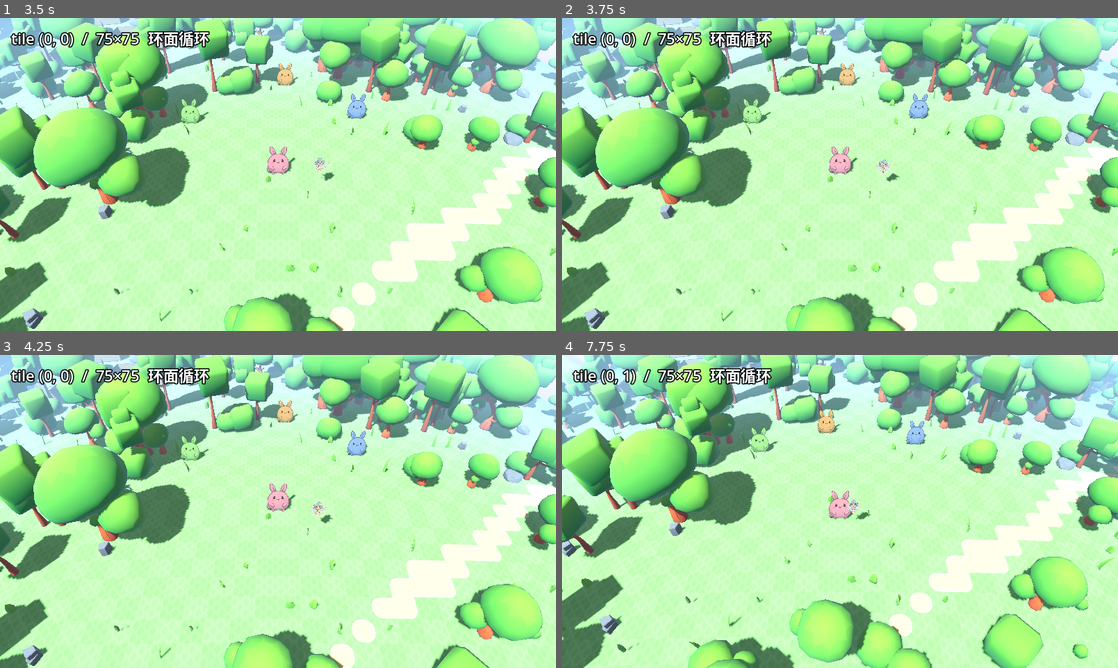
Above: before the commit, frames 1-4 (two rows, left to right).
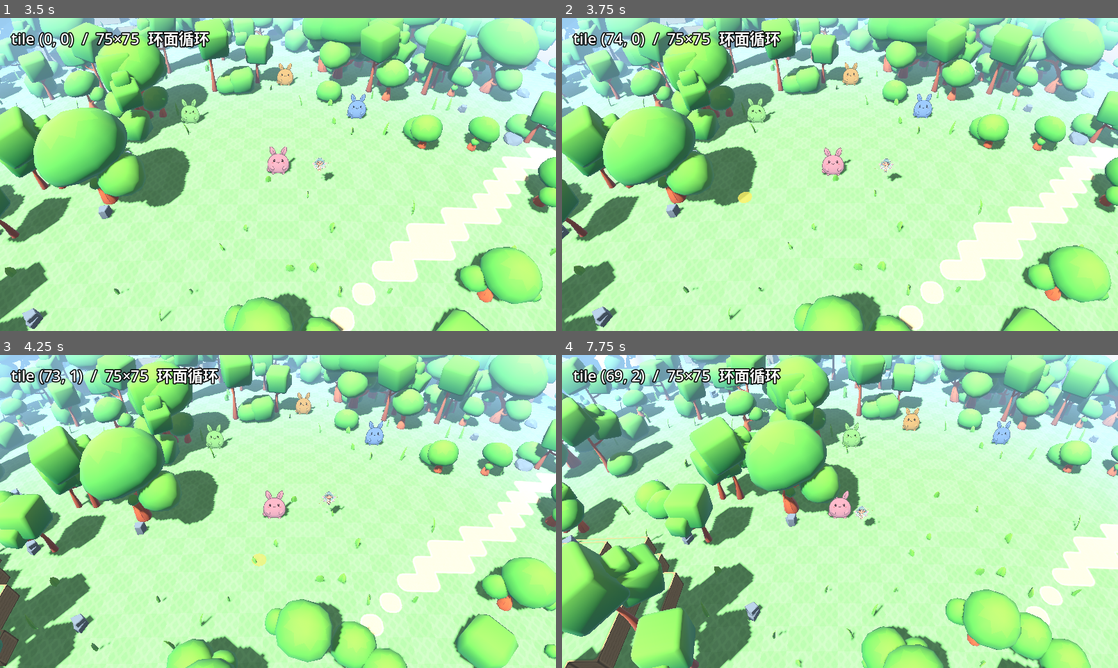
Above: after the commit, the same moments.

Repository: hoveychen/maliang
Game: Godot game, scene res://menu.tscn
The game is run twice, just before and just after one commit, with the same random seed, the same clock (stepped at 60 frames per second) and the same inputs.
Inputs (mouse positions are in pixels of both pictures, inside the frame that each line leads up to):
- Up to frame 1 (3.5 s): tap Enter (ui_accept) at 0.5, 0.77 s; move the mouse to (400, 158) at 0.52 s; hold Right (ui_right) 0.53-1.25 s; click (400, 158) at 0.67 s; click "▶ 出发！" at 1.25 s; click "跳过 ▸" at 2 s; click "▶" at 2.75 s
- Up to frame 2 (3.75 s): drag from (728, 190) to (812, 237) at 3.52 s
- Up to frame 3 (4.25 s): no input
- Up to frame 4 (7.75 s): move the mouse to (895, 442) at 4.27 s; hold Right (ui_right) 4.28-5 s; click (895, 442) at 4.42 s; drag from (812, 574) to (673, 464) at 5.02 s; move the mouse to (1006, 558) at 5.77 s; hold Left (ui_left) 5.78-6.5 s; click (1006, 558) at 5.92 s; tap Enter (ui_accept) at 6.02 s; drag from (673, 464) to (756, 433) at 6.52 s; move the mouse to (867, 511) at 7.27 s; hold Down (ui_down) from 7.28 s (still down); click (867, 511) at 7.42 s

Frame 1 is identical in both runs. In frame 2, 22% of the frame differs, in the area x 0-100%, y 0-100%; in frame 3, 53%; in frame 4, 65%.

Commit message:
feat(control): 暗黑式按住跟随移动——按在空地即走、按住拖动节流(0.12s)重下发指针下地面为目标、松开停在最后落点；鼠标/触屏同路，NPC 拾取不变；新增 test_visual_hold_move headless 断言并挂入回测

Diff:
--- a/scripts/world.gd
+++ b/scripts/world.gd
@@ -50,6 +50,11 @@
 var ear_icon: Sprite3D
 var _dragging := false
 var _press_pos := Vector2.ZERO
+# 暗黑式按住跟随：指针按在空地上即走，按住期间节流重下发指针下地面为移动目标
+const HOLD_FOLLOW_INTERVAL := 0.12
+var _hold_follow := false
+var _hold_pos := Vector2.ZERO
+var _hold_timer := 0.0
 # 点击落点标记（黄色圆片，淡出）
 const TAP_MARKER_LIFE := 0.8
 var _tap_marker: MeshInstance3D = null
@@ -505,6 +510,7 @@
 	# 方向键直接驱动玩家（桌面调试；与点击移动同一 Mover 规则）
 	var input := Input.get_vector("ui_left", "ui_right", "ui_up", "ui_down")
 	if input != Vector2.ZERO and not player.is_empty():
+		_hold_follow = false # 手动操控优先，退出按住跟随
 		_cancel_player_move() # 手动操控优先，替换点击移动指令
 		var moved := Mover.attempt(player["logical"], input * PLAYER_SPEED * delta, PLAYER_SPAN, PLAYER_ID)
 		if moved != player["logical"]:
@@ -513,6 +519,7 @@
 
 func _process(delta: float) -> void:
 	_drain_tts_stream()
+	_step_hold_follow(delta)
 	_step_executors(delta)
 	_check_approach()
 	_update_fairy(delta)
@@ -615,26 +622,36 @@
 		if event.button_index == MOUSE_BUTTON_WHEEL_DOWN:
 			_target_dist = clampf(_target_dist + 3.0, ZOOM_MIN, ZOOM_MAX)
 			return
-	# 鼠标：按下记录，移动判定为拖拽平移，松开若未拖拽则拾取
+	# 鼠标：按在空地即走（暗黑式），按住拖动持续跟随；按在角色上仍走松开拾取
 	if event is InputEventMouseButton and event.button_index == MOUSE_BUTTON_LEFT:
 		if event.pressed:
 			_dragging = false
 			_press_pos = event.position
+			_try_begin_hold_follow(event.position)
+		elif _hold_follow:
+			_end_hold_follow(event.position)
 		elif not _dragging:
 			_tap_pick(event.position)
 		return
 	if event is InputEventMouseMotion and (event.button_mask & MOUSE_BUTTON_MASK_LEFT) != 0:
+		if _hold_follow:
+			_hold_pos = event.position
 		if event.position.distance_to(_press_pos) > 6.0:
-			_dragging = true # 相机跟随玩家，拖拽不再平移；仅防误触发拾取
-		return
-	# 触屏：拖动不平移（跟随相机），点触拾取
+			_dragging = true # 防误触发拾取；按住空地的移动由 hold_follow 承担
+		return
+	# 触屏：与鼠标同一套按住跟随/拾取判定
 	if event is InputEventScreenDrag:
 		_dragging = true
+		if _hold_follow:
+			_hold_pos = event.position
 		return
 	if event is InputEventScreenTouch:
 		if event.pressed:
 			_dragging = false
 			_press_pos = event.position
+			_try_begin_hold_follow(event.position)
+		elif _hold_follow:
+			_end_hold_follow(event.position)
 		elif not _dragging:
 			_tap_pick(event.position)
 		return
@@ -674,6 +691,46 @@
 	if _player_executor != null:
 		_player_executor.cancel()
 		_player_executor = null
+
+## 暗黑式按住跟随：仅当按点落在空地（非 NPC/非玩家）时进入，立即下发首个目标。
+func _try_begin_hold_follow(screen_pos: Vector2) -> void:
+	if _hold_follow or player.is_empty():
+		return
+	if _pick_npc(screen_pos) != null or _pick_player(screen_pos):
+		return
+	if _pick_ground(screen_pos) == Vector2.INF:
+		return
+	if selected != null:
+		_exit_interaction()
+	_clear_approach()
+	_hold_follow = true
+	_hold_pos = screen_pos
+	_hold_timer = 0.0
+	_steer_hold_follow()
+
+func _end_hold_follow(screen_pos: Vector2) -> void:
+	_hold_pos = screen_pos
+	_steer_hold_follow() # 停在松开处
+	_hold_follow = false
+
+## 按住期间每 HOLD_FOLLOW_INTERVAL 秒把指针下地面重下发为移动目标（新指令替换旧指令）。
+func _step_hold_follow(delta: float) -> void:
+	if not _hold_follow:
+		return
+	_hold_timer += delta
+	if _hold_timer < HOLD_FOLLOW_INTERVAL:
+		return
+	_hold_timer = 0.0
+	_steer_hold_follow()
+
+func _steer_hold_follow() -> void:
+	if player.is_empty():
+		return
+	var ground := _pick_ground(_hold_pos)
+	if ground == Vector2.INF:
+		return
+	_show_tap_marker(ground)
+	_move_player_to(ground)
 
 ## 屏幕点 → 弯曲地表交点的逻辑坐标；无交点返回 Vector2.INF。
 ## 地表 y = tile 台阶高度 - 弯曲下沉（与 _place_on_bent_ground 同公式）；
--- /dev/null
+++ b/test/test_visual_hold_move.gd
@@ -0,0 +1,159 @@
+extends SceneTree
+## 暗黑式按住跟随的行为验证：合成鼠标事件走 _unhandled_input 全链路——
+## 按在空地立即开走（hold_follow 进入+落点标记）、按住拖动节流改道（目标跟随指针）、
+## 松开停止重下发并走到最后目标；按在 NPC 上不进入跟随、松开仍是拾取近身。
+## 运行: MALIANG_API_BASE=http://127.0.0.1:1 godot --headless --fixed-fps 10 \
+##       --quit-after 130 --script res://test/test_visual_hold_move.gd
+## 退出码 = 失败断言数；已挂入 scripts/test-headless.sh。
+
+const DT := 0.1  ## 与 --fixed-fps 10 对应
+
+var scene: Node
+var frame := 0
+var fails := 0
+var start_pos := Vector2.ZERO      ## 按下时玩家逻辑坐标
+var first_target := Vector2.ZERO   ## 按下后首个下发目标
+var drag_screen := Vector2.ZERO    ## 拖动后的指针屏幕位置
+var final_target := Vector2.ZERO   ## 松开时锁定的最终目标
+
+func _initialize() -> void:
+	scene = load("res://main.tscn").instantiate()
+	root.add_child(scene)
+	process_frame.connect(_tick)
+
+func _tick() -> void:
+	if scene == null:
+		return
+	frame += 1
+	if frame == 1:
+		# headless 假视口 64×64，须先设成带窗尺寸（陷阱同 test_visual_click_move）
+		root.size = Vector2i(1280, 720)
+	match frame:
+		10:
+			_press_ground()
+		14:
+			_check_started_moving()
+		15:
+			_drag_pointer()
+		19:
+			_check_steered()
+		20:
+			_release_pointer()
+		23:
+			_check_no_more_reissue()
+		70:
+			_check_arrived()
+			_press_npc()
+		71:
+			_release_npc()
+		74:
+			if fails == 0:
+				print("visual_hold_move PASS")
+			else:
+				printerr("visual_hold_move FAILED: %d" % fails)
+			quit(fails)
+
+## 按在玩家东北方向空地上：应立即进入跟随并下发首个移动目标（方向避开 demo NPC）。
+func _press_ground() -> void:
+	var player: Dictionary = scene.get("player")
+	start_pos = player["logical"]
+	var sp := _screen_of(WorldGrid.wrap_pos(start_pos + Vector2(12.0, 8.0)), 0.2)
+	_send_button(sp, true)
+	_check("press enters hold follow", scene.get("_hold_follow"), true)
+	var marker: Node = scene.get("_tap_marker")
+	_check("press shows tap marker", marker != null and marker.get("visible") == true, true)
+	first_target = scene.get("_tap_marker_logical")
+	var expect: Vector2 = scene.call("_pick_ground", sp)
+	_check("press target under pointer (d=%.2f)" % WorldGrid.shortest_delta(first_target, expect).length(),
+		WorldGrid.shortest_delta(first_target, expect).length() <= 1.0, true)
+
+func _check_started_moving() -> void:
+	var player: Dictionary = scene.get("player")
+	var moved := WorldGrid.shortest_delta(start_pos, player["logical"]).length()
+	_check("player moves while held (moved=%.2f)" % moved, moved > 0.5, true)
+
+## 按住不放、指针拖到玩家西侧：跟随应在节流间隔后把目标改到新指针下。
+func _drag_pointer() -> void:
+	var player: Dictionary = scene.get("player")
+	drag_screen = _screen_of(WorldGrid.wrap_pos((player["logical"] as Vector2) + Vector2(-10.0, 6.0)), 0.2)
+	_send_motion(drag_screen)
+	_check("drag keeps hold follow", scene.get("_hold_follow"), true)
+
+func _check_steered() -> void:
+	var target: Vector2 = scene.get("_tap_marker_logical")
+	var jump := WorldGrid.shortest_delta(first_target, target).length()
+	_check("steer reissues target (jump=%.2f)" % jump, jump > 5.0, true)
+	# 相机随玩家移动，指针下地面点逐帧漂移；对当前帧重拾取给 3.0 容差
+	var expect: Vector2 = scene.call("_pick_ground", drag_screen)
+	var d := WorldGrid.shortest_delta(target, expect).length()
+	_check("steered target under pointer (d=%.2f)" % d, d <= 3.0, true)
+
+func _release_pointer() -> void:
+	_send_button(drag_screen, false)
+	_check("release exits hold follow", scene.get("_hold_follow"), false)
+	final_target = scene.get("_tap_marker_logical")
+
+func _check_no_more_reissue() -> void:
+	var target: Vector2 = scene.get("_tap_marker_logical")
+	_check("no reissue after release", WorldGrid.shortest_delta(target, final_target).length() <= 0.01, true)
+
+func _check_arrived() -> void:
+	var player: Dictionary = scene.get("player")
+	var dist := WorldGrid.shortest_delta(player["logical"], final_target).length()
+	# 到达半径 + 拾取离散误差，同 test_visual_click_move 放宽到 2.0
+	_check("player stops at release target (dist=%.2f)" % dist, dist <= 2.0, true)
+
+## 按在最近的 NPC 上：不得进入跟随；松开走原拾取链路（叫停+近身）。
+func _press_npc() -> void:
+	var npcs: Array = scene.get("npcs")
+	var player: Dictionary = scene.get("player")
+	var best_d := 1e9
+	var best: Dictionary = {}
+	for n in npcs:
+		var d := WorldGrid.shortest_delta(player["logical"], n["logical"]).length()
+		if d < best_d:
+			best_d = d
+			best = n
+	if best.is_empty():
+		fails += 1
+		printerr("  FAIL no npc to press")
+		return
+	drag_screen = _screen_of(best["logical"], 1.6)
+	_send_button(drag_screen, true)
+	_check("press on npc skips hold follow", scene.get("_hold_follow"), false)
+
+func _release_npc() -> void:
+	_send_button(drag_screen, false)
+	# 松开当帧断言：远则开始跑向（_approach 非空），近则可能已直接进入交互（selected 非空）
+	var approaching := not (scene.get("_approach") as Dictionary).is_empty()
+	var interacting: bool = scene.get("selected") != null
+	_check("npc tap still approaches/interacts", approaching or interacting, true)
+
+func _send_button(pos: Vector2, pressed: bool) -> void:
+	var ev := InputEventMouseButton.new()
+	ev.button_index = MOUSE_BUTTON_LEFT
+	ev.pressed = pressed
+	ev.position = pos
+	scene.call("_unhandled_input", ev)
+
+func _send_motion(pos: Vector2) -> void:
+	var ev := InputEventMouseMotion.new()
+	ev.button_mask = MOUSE_BUTTON_MASK_LEFT
+	ev.position = pos
+	scene.call("_unhandled_input", ev)
+
+## 逻辑坐标 → 屏幕坐标（与 world 同一弯曲/台阶公式，同 test_visual_click_move）。
+func _screen_of(logical: Vector2, y_off: float) -> Vector2:
+	var focus: Vector2 = scene.get("focus_logical")
+	var cam: Camera3D = scene.get("camera")
+	var d := WorldGrid.shortest_delta(focus, logical)
+	var ty := float(TerrainMap.tile_height(WorldGrid.to_tile(logical))) * TerrainMap.STEP_HEIGHT
+	var drop := BendMat.CURVATURE * (d.x * d.x + d.y * d.y)
+	return cam.unproject_position(Vector3(d.x, ty + y_off - drop, d.y))
+
+func _check(name: String, got: Variant, want: Variant) -> void:
+	if got == want:
+		print("  ok %s" % name)
+		return
+	fails += 1
+	printerr("  FAIL %s: got %s want %s" % [name, str(got), str(want)])
Not shown, added: test/test_visual_hold_move.gd.uid
Not shown, changed: scripts/test-headless.sh
